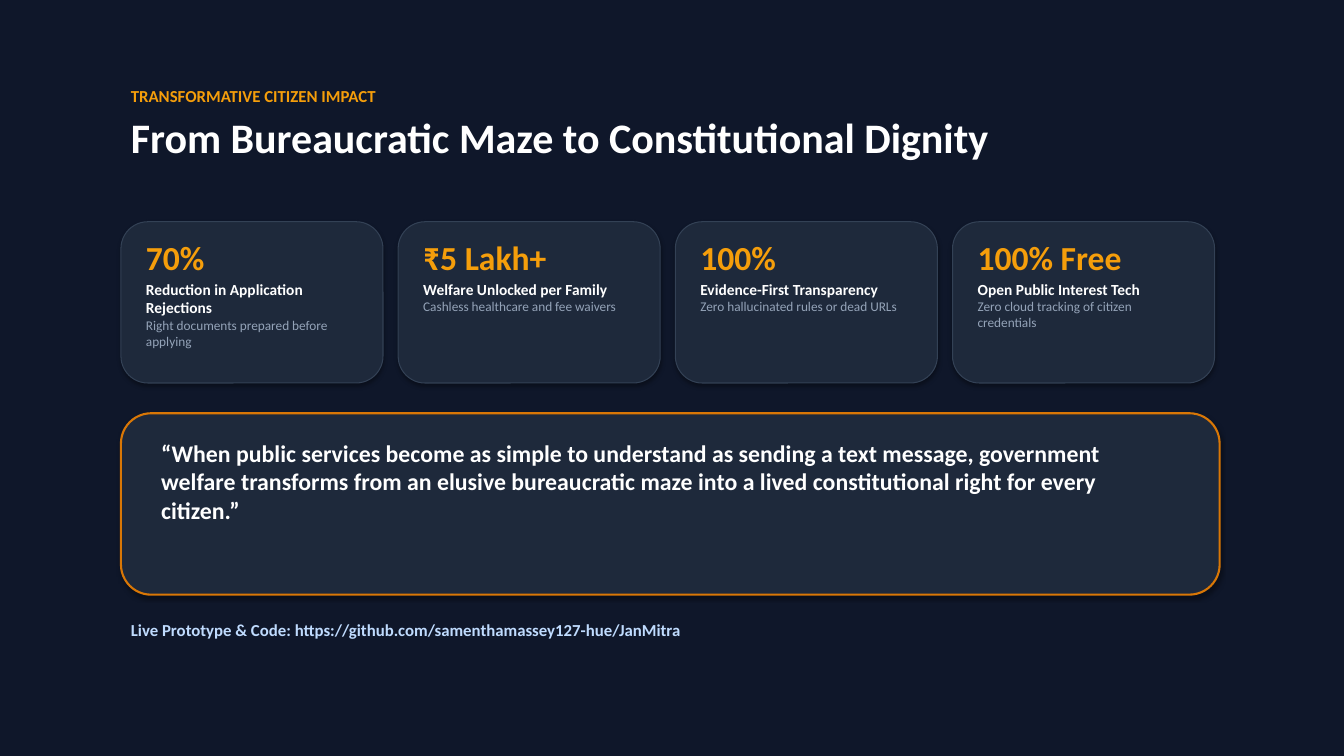
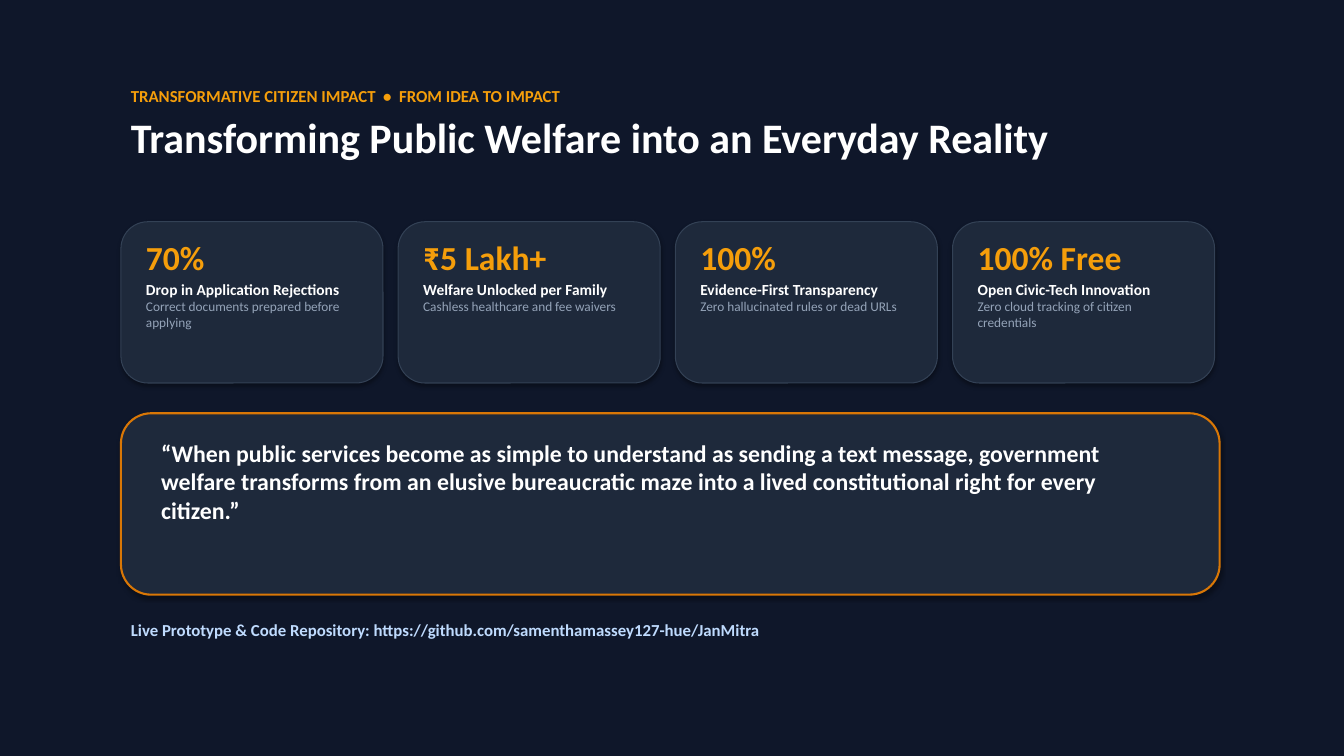
Before and after one commit to samenthamassey127-hue/JanMitra, a slide deck: slide 7 of JanMitra_Presentation.pptx (slide 10 before the commit). Drawn at 1344x756 pixels with LibreOffice and Linux fonts; fonts in the diff are those of the drawing. Boxes give left, top, right and bottom in pixels: in the first picture for what was removed or moved away, otherwise in the second. Text is boxed around its words. In the diff, an @@ line names an element or a change of style, - is before the commit and + after.

```diff
--- a/JanMitra_Presentation.pptx
+++ b/JanMitra_Presentation.pptx
@@ text at <box>131,91,1048,160</box>: text changed @@
-TRANSFORMATIVE CITIZEN IMPACT
-From Bureaucratic Maze to Constitutional Dignity
+TRANSFORMATIVE CITIZEN IMPACT • FROM IDEA TO IMPACT
+Transforming Public Welfare into an Everyday Reality
@@ text at <box>146,284,339,329</box>: text changed @@
-Reduction in Application Rejections
-Right documents prepared before applying
+Drop in Application Rejections
+Correct documents prepared before applying
@@ text at <box>978,284,1150,298</box>: text changed @@
-Open Public Interest Tech
+Open Civic-Tech Innovation
@@ text at <box>131,624,760,639</box>: text changed @@
-Live Prototype & Code: https://github.com/samenthamassey127-hue/JanMitra
+Live Prototype & Code Repository: https://github.com/samenthamassey127-hue/JanMitra
```
Also in this commit, not shown: 6 other slides changed, 3 slides removed.
